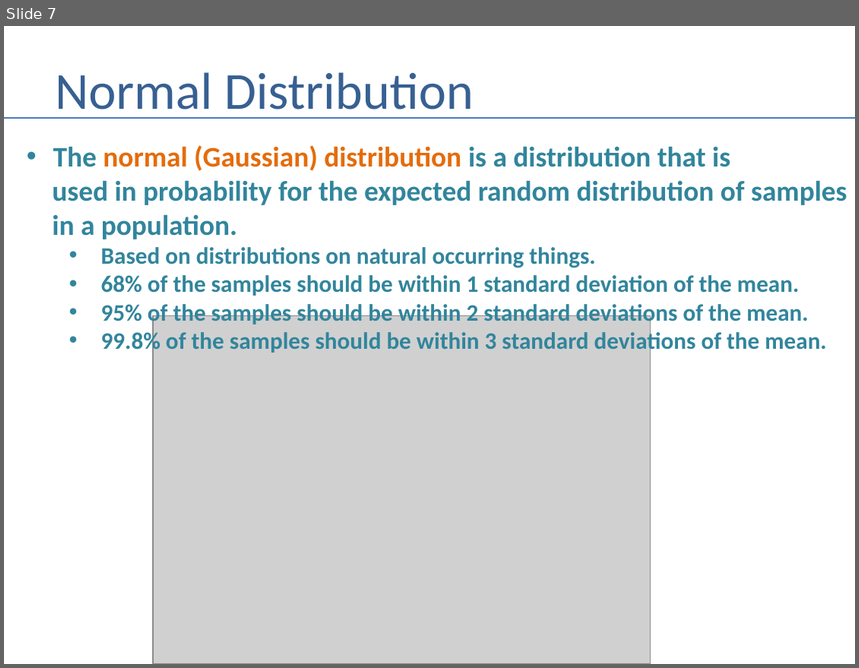
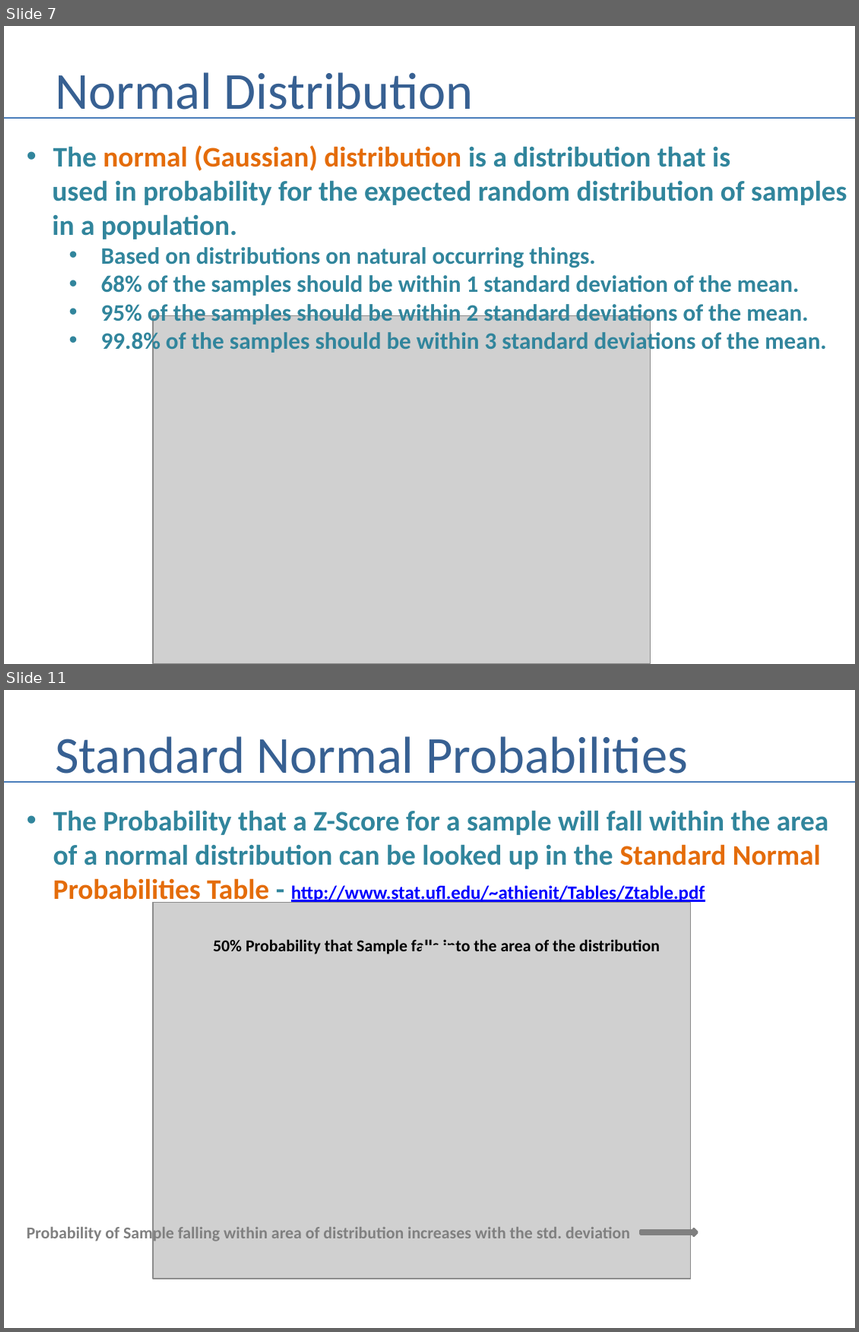
Before and after one commit to andrewferlitsch/Portland-Data-Science-Group, a slide deck: Presentations/Stats - Basics - Terms.pptx. Shown one above the other, each under a label of ours: slide 7 before the commit, slides 7 and 11 after it; the slides between them are not shown. The pictures are 859x668 and 859x1332 pixels, drawn with LibreOffice and Linux fonts; fonts in the diff are those of the drawing; grey boxes stand for pictures. Boxes give left, top, right and bottom in pixels: in the first picture for what was removed or moved away, otherwise in the second. Text is boxed around its words. In the diff, an @@ line names an element or a change of style, - is before the commit and + after.

```diff
--- a/Presentations/Stats - Basics - Terms.pptx
+++ b/Presentations/Stats - Basics - Terms.pptx
@@ slide 11 added at [4, 690, 855, 1328], background #FFFFFF @@
@@ title added at [55, 736, 688, 783], 44 pt, text #376092 @@
+Standard Normal Probabilities
@@ line added from (4, 782) to (855, 782), #4B7EBC 1.5 pt @@
@@ text added at [53, 810, 829, 906], 24 pt, text #31859C, bold @@
+• The Probability that a Z-Score for a sample will fall within the area
+  of a normal distribution can be looked up in the Standard Normal
+  Probabilities Table - http://www.stat.ufl.edu/~athienit/Tables/Ztable.pdf
@@ picture added at [153, 903, 690, 1279] @@
@@ text added at [213, 939, 660, 954], 14 pt, text #000000, bold @@
+50% Probability that Sample falls into the area of the distribution
@@ picture added at [422, 945, 456, 980] @@
@@ text added at [27, 1225, 630, 1244], 14 pt, text #808080, bold @@
+Probability of Sample falling within area of distribution increases with the std. deviation
@@ right arrow added at [641, 1229, 698, 1236], fill #808080, outline #808080 2 pt @@
```
Also in this commit, not shown: 5 other slides added.
